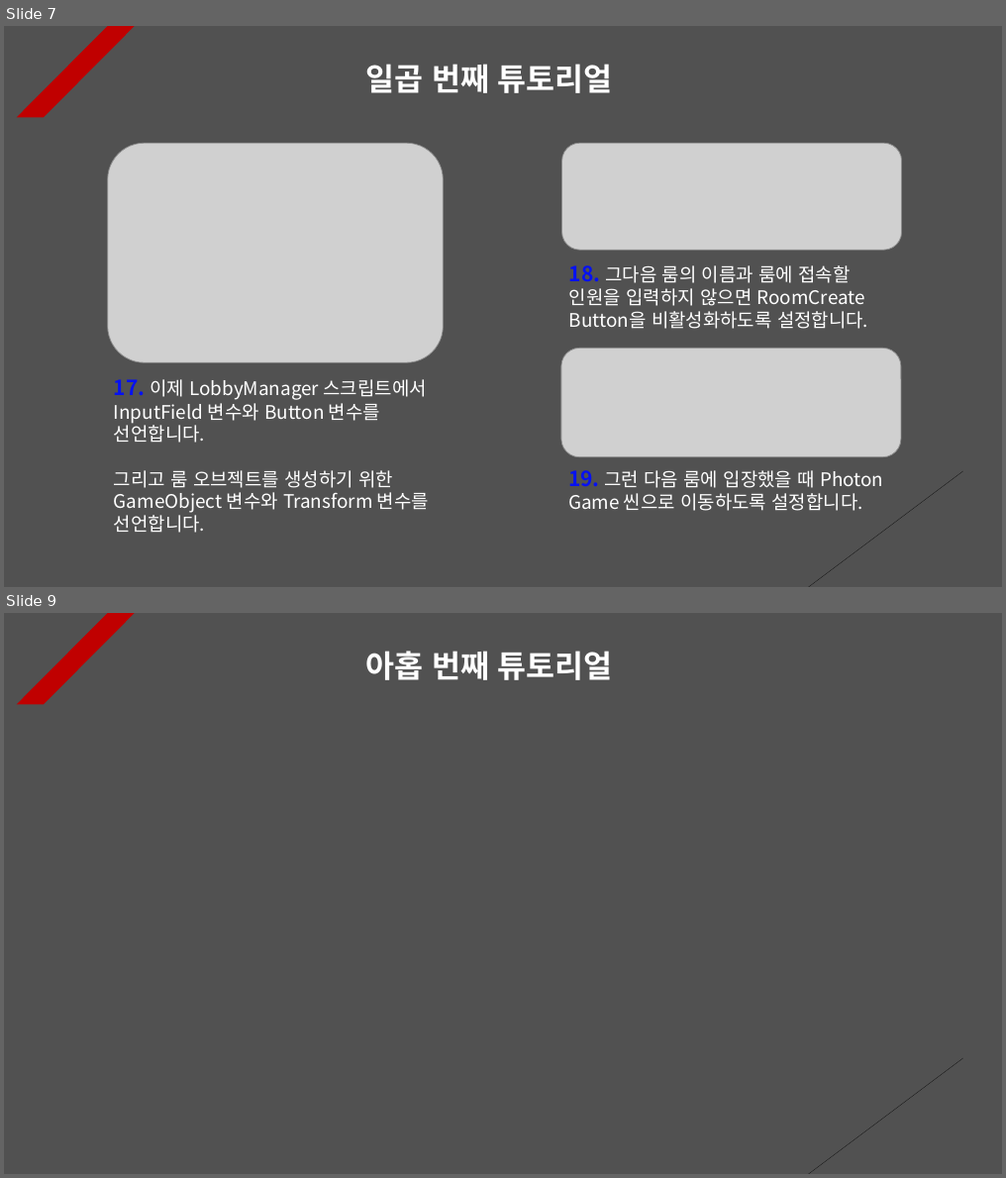
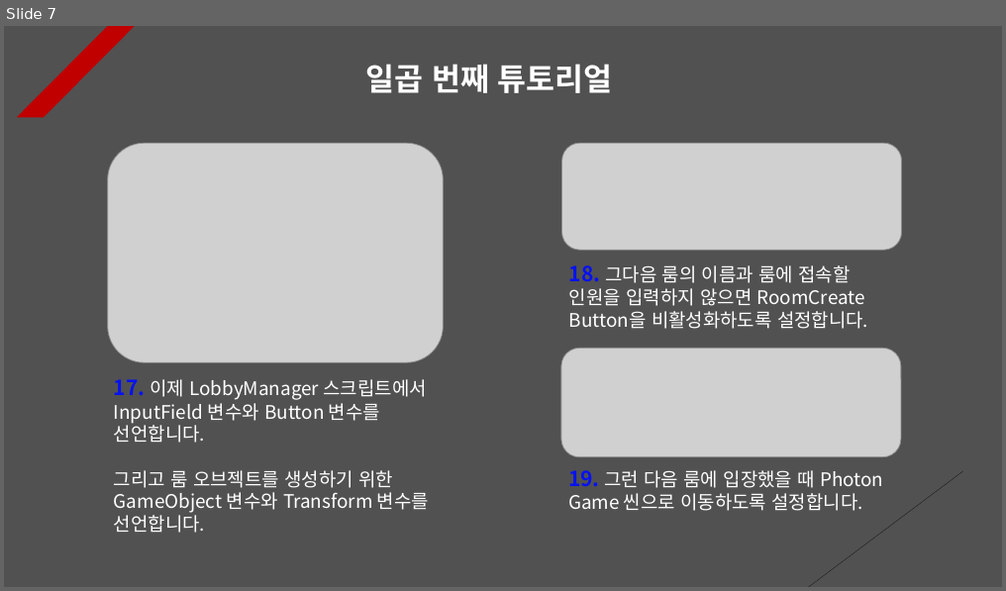
Before and after one commit to Unity2033/3D-UnityEngine, a slide deck: Assets/Class/Photon Server/PPT Data/Photon Room.pptx. Shown one above the other, each under a label of ours: slides 7 and 9 before the commit, slide 7 after it; the slides between them are not shown. The pictures are 1006x1178 and 1006x591 pixels, drawn with LibreOffice and Linux fonts; fonts in the diff are those of the drawing; grey boxes stand for pictures. Boxes give left, top, right and bottom in pixels: in the first picture for what was removed or moved away, otherwise in the second. Text is boxed around its words. In the diff, an @@ line names an element or a change of style, - is before the commit and + after.

```diff
--- a/Assets/Class/Photon Server/PPT Data/Photon Room.pptx
+++ b/Assets/Class/Photon Server/PPT Data/Photon Room.pptx
@@ slide 9 removed at box(4, 613, 1002, 1174), background #515151; not listed: 2 template elements that a slide beside it also shows @@
@@ text removed at box(365, 651, 613, 680) @@
-아홉 번째 튜토리얼
```
Also in this commit, not shown: 5 slides changed, 2 slides added, 17 other files.
